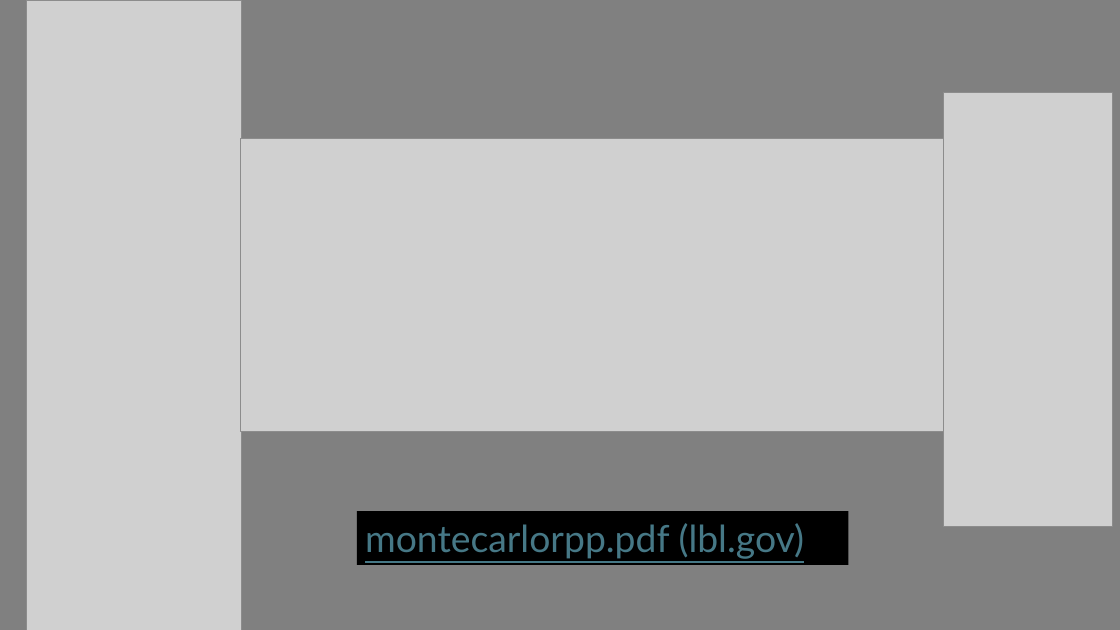
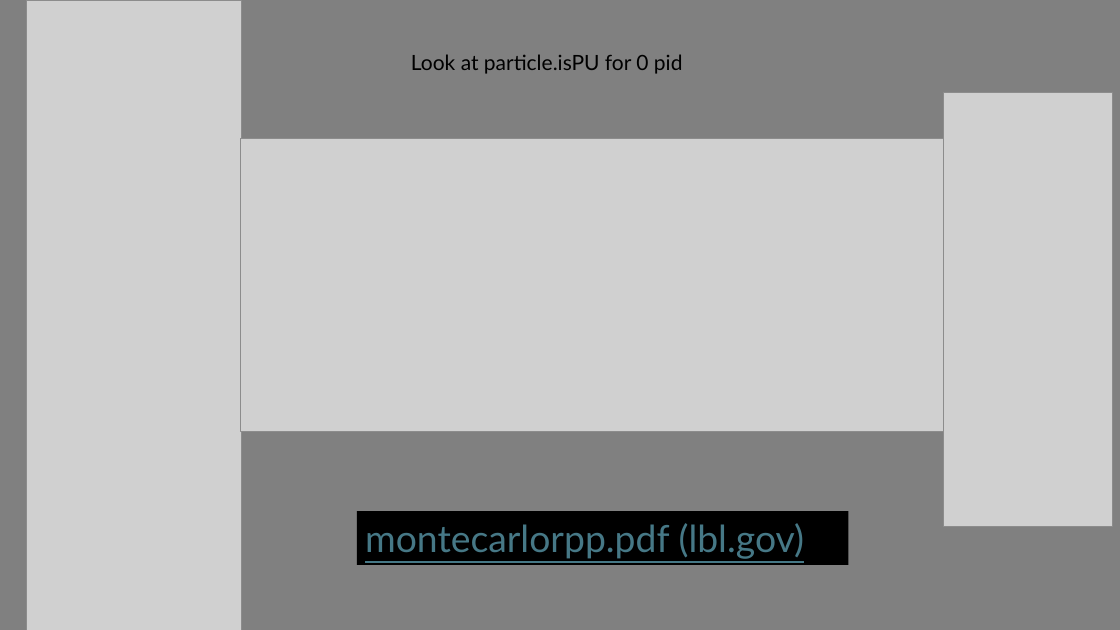
Before and after one commit to chrispyroberts/Strange-Quark-Tagging, a slide deck: slide 6 of 6-17-24 Meeting Resources/presentation.pptx. Drawn at 1120x630 pixels with LibreOffice and Linux fonts; fonts in the diff are those of the drawing; grey boxes stand for pictures. Boxes give left, top, right and bottom in pixels: in the first picture for what was removed or moved away, otherwise in the second. Text is boxed around its words. In the diff, an @@ line names an element or a change of style, - is before the commit and + after.

```diff
--- a/6-17-24 Meeting Resources/presentation.pptx
+++ b/6-17-24 Meeting Resources/presentation.pptx
@@ text added at <box>411,54,683,74</box>, 18 pt, text #000000 @@
+Look at particle.isPU for 0 pid
```
Also in this commit, not shown: 14 other files.
